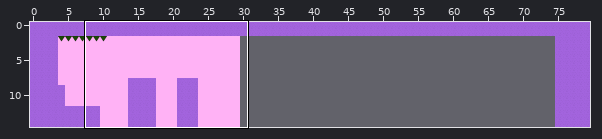
An edit to a level. Tiled map (JSON), data/maps/level3.json. The picture above shows the old version from afar; the outline marks the close-up.
Close-up. Old version:
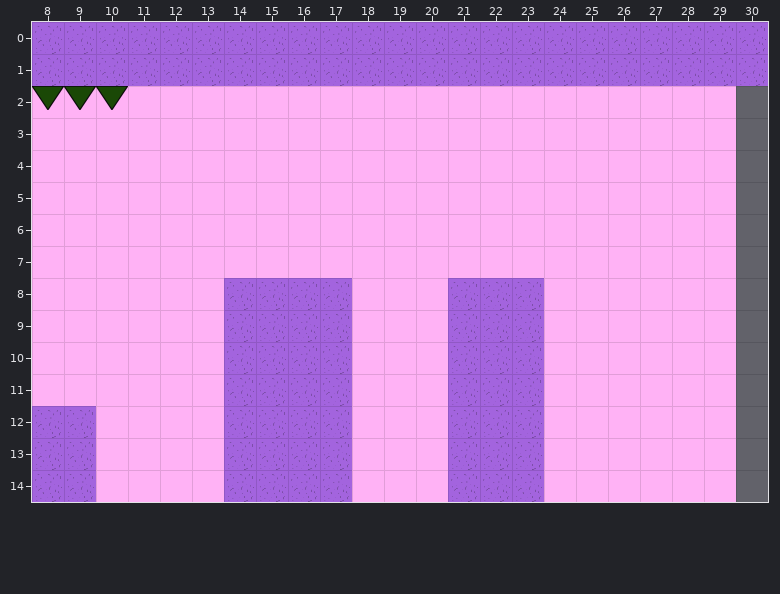
Cells are 128x128 px. Shown: x 8..30, y 0..14.
The result:
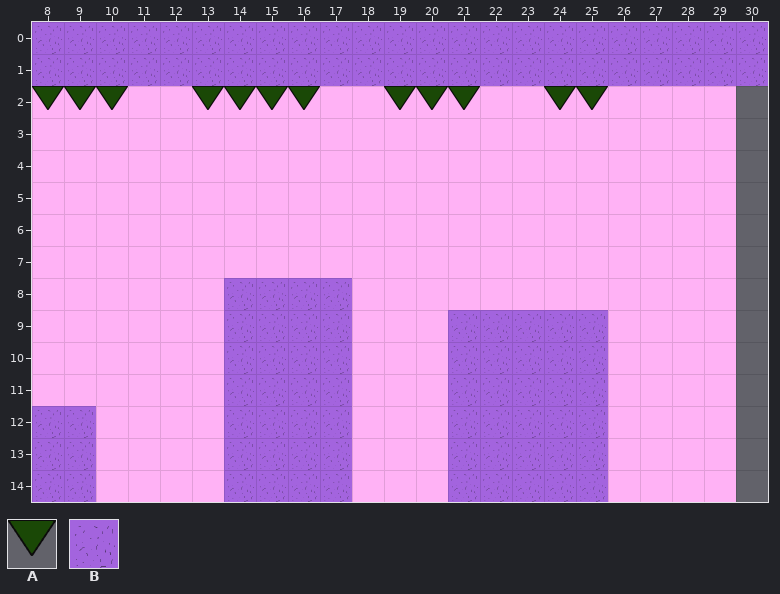
Key: from "level3_tileset": A 4, B 12.
_ is an empty cell.
Tiles replaced or removed in this view: B.
Tiles of an added or newly shown layer are drawn over the layers below it.
Diff:
Changed rows in their new state; . is an unchanged cell.
Layer "platforms":
first column x 21:
 8 ___
Layer "spikes":
first column x 13:
 2 AAAA..AAA..AA
Layer "platform2" (added):
first column x 24:
 9 BB
10 BB
11 BB
12 BB
13 BB
14 BB
Where, in picture pixels (left, top, right, bottom), the same in both close-ups:
added: (192, 86, 320, 110)
added: (384, 86, 480, 110)
added: (544, 86, 608, 110)
changed: (448, 278, 608, 502)
